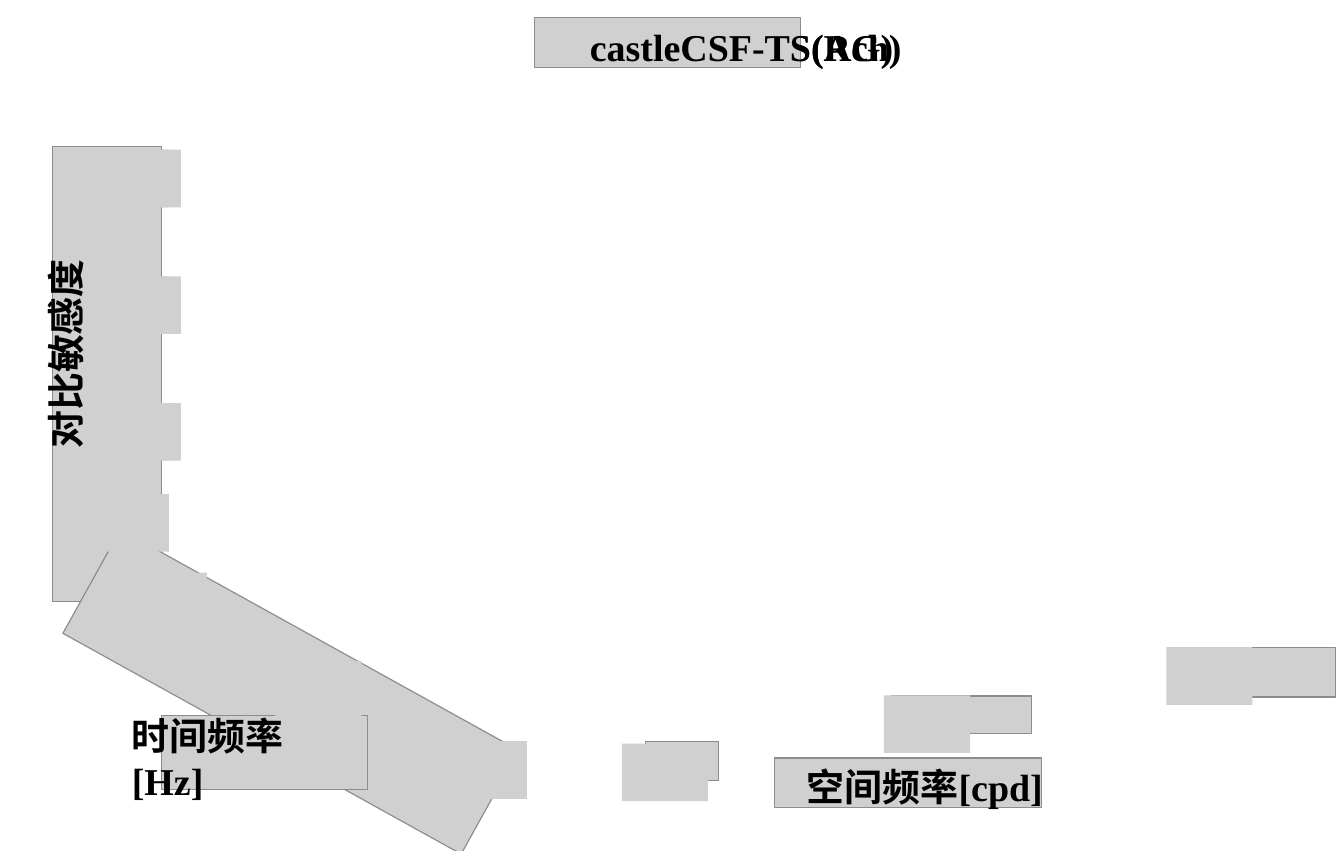
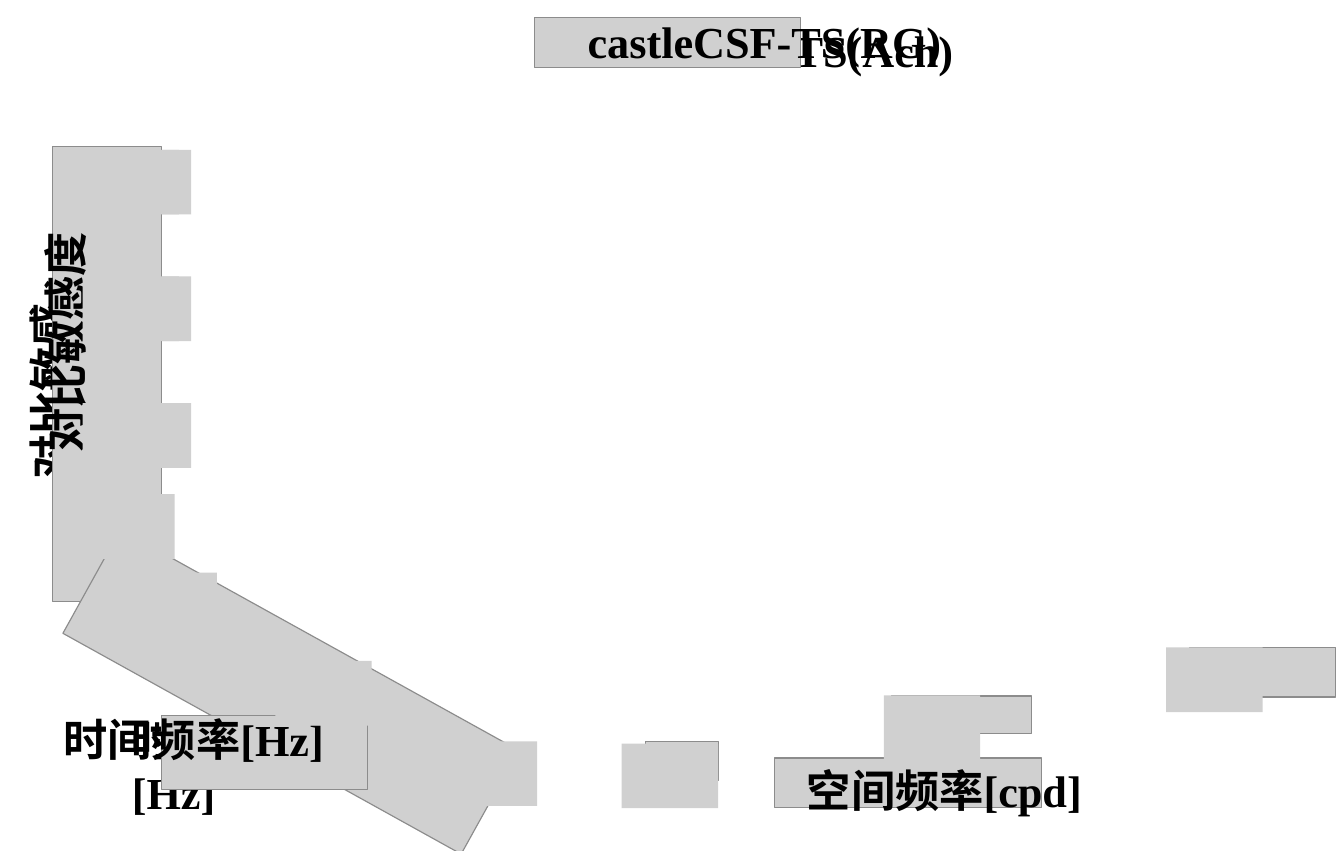
Before and after one commit to shanchangshuiyuan/latex-paper, a slide deck: slide 2 of 论文图片/图片转pdf/第三章/三种色彩通道下的对比敏感度随时空频率变化.pptx. Drawn at 1344x851 pixels with LibreOffice and Linux fonts; fonts in the diff are those of the drawing; grey boxes stand for pictures; background and template pictures are left out. Boxes give left, top, right and bottom in pixels: in the first picture for what was removed or moved away, otherwise in the second. Text is boxed around its words. In the diff, an @@ line names an element or a change of style, - is before the commit and + after.

```diff
--- a/论文图片/图片转pdf/第三章/三种色彩通道下的对比敏感度随时空频率变化.pptx
+++ b/论文图片/图片转pdf/第三章/三种色彩通道下的对比敏感度随时空频率变化.pptx
@@ text "castleCSF-TS(RG)": place and size @@
-text "castleCSF-TS(RG)" at (590,32,893,69)
+text "castleCSF-TS(RG)" at (588,23,941,67)
@@ text "对比敏感度": place and size @@
-text "对比敏感度" at (48,278,103,443)
+text "对比敏感度" at (31,254,95,446)
@@ picture: place and size @@
-picture at (83,150,170,208)
+picture at (83,150,180,215)
@@ picture: place and size @@
-picture at (94,150,181,208)
+picture at (94,150,191,215)
@@ text "对比敏感度": place and size @@
-text "对比敏感度" at (36,278,91,443)
+text "对比敏感度" at (16,320,134,475)
@@ picture: place and size @@
-picture at (83,277,170,335)
+picture at (83,277,180,341)
@@ picture: place and size @@
-picture at (94,277,181,335)
+picture at (94,277,191,341)
@@ picture: place and size @@
-picture at (83,403,170,461)
+picture at (83,403,180,468)
@@ picture: place and size @@
-picture at (94,403,181,461)
+picture at (94,403,191,468)
@@ picture: place and size @@
-picture at (79,494,170,552)
+picture at (79,494,175,559)
@@ picture: place and size @@
-picture at (121,572,207,630)
+picture at (121,572,217,637)
@@ picture: place and size @@
-picture at (1166,648,1253,706)
+picture at (1166,648,1263,712)
@@ picture: place and size @@
-picture at (275,661,362,719)
+picture at (275,661,372,726)
@@ size 24 to 28 pt in 6 elements at (590,32,953,76), (807,762,1082,818), (588,23,941,67), (31,254,95,446), (16,320,134,475), (64,711,324,767) @@
@@ text "时间频率[Hz]": place and size @@
-text "时间频率[Hz]" at (132,711,284,803)
+text "时间频率[Hz]" at (64,711,324,767)
@@ text added at (132,711,309,818), 28 pt, text #000000, bold @@
+时间频率[Hz]
@@ picture: place and size @@
-picture at (884,695,971,753)
+picture at (884,695,981,760)
@@ picture: place and size @@
-picture at (440,742,527,800)
+picture at (440,742,537,807)
@@ picture: place and size @@
-picture at (621,744,708,802)
+picture at (621,744,718,809)
```
Also in this commit, not shown: 7 other slides changed, 29 other files.
